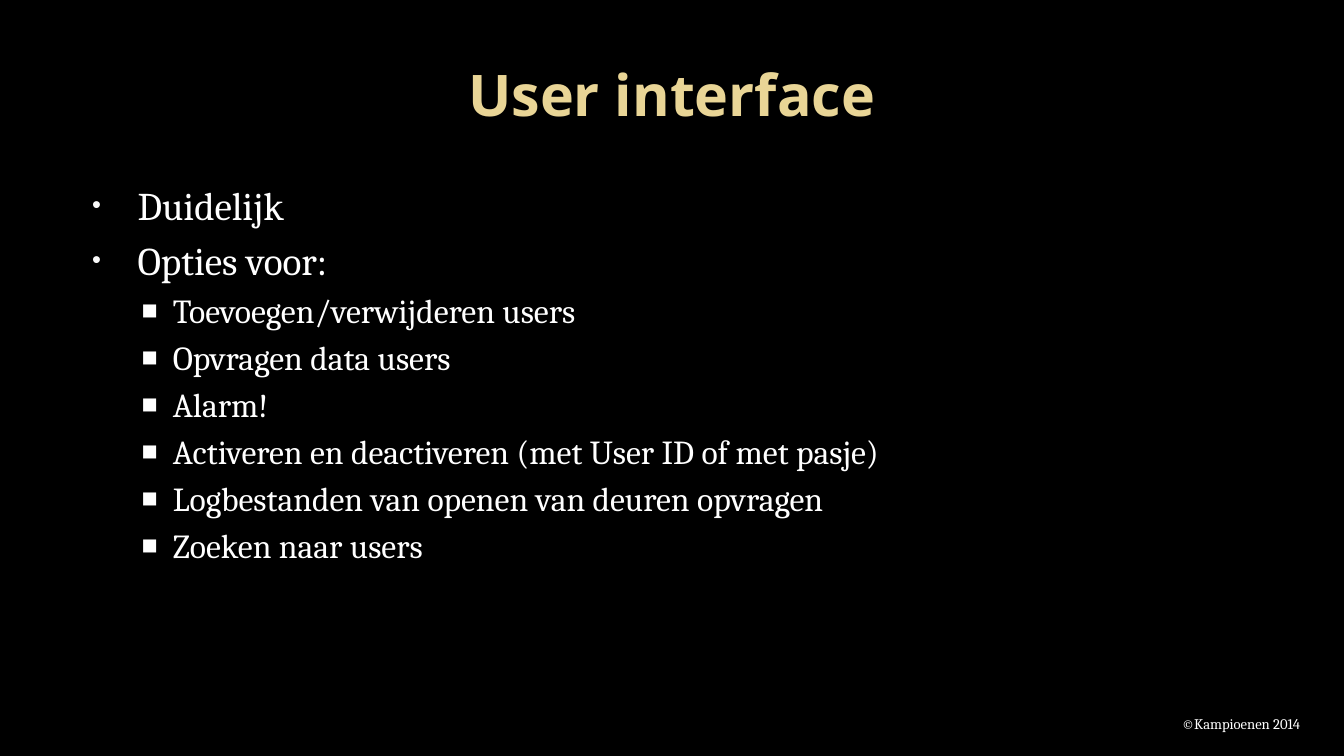
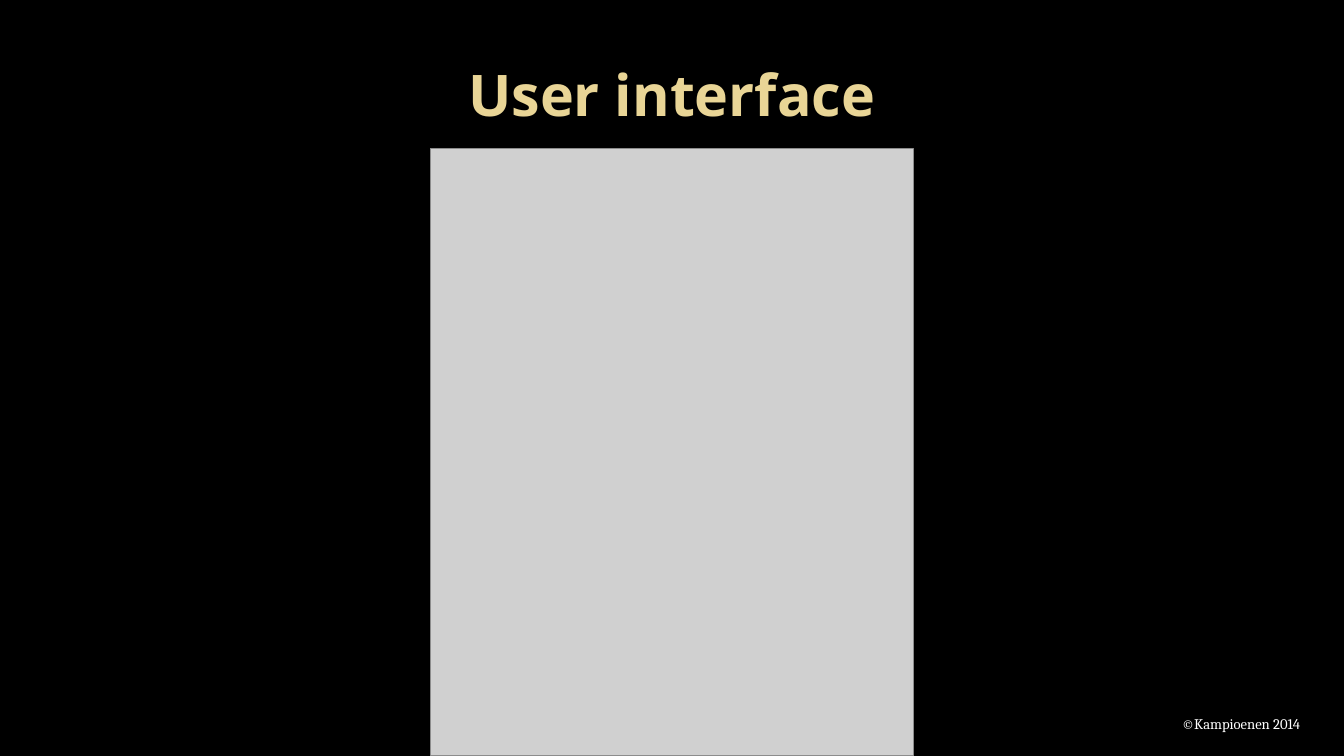
Before and after one commit to Projectgroep-18/Beveiligde-Pasjes, a slide deck: slide 10 of presentatie/Project beveiligde pasjes.pptx (slide 9 before the commit). Drawn at 1344x756 pixels with LibreOffice and Linux fonts; fonts in the diff are those of the drawing; grey boxes stand for pictures; background and template pictures are left out. Boxes give left, top, right and bottom in pixels: in the first picture for what was removed or moved away, otherwise in the second. Text is boxed around its words. In the diff, an @@ line names an element or a change of style, - is before the commit and + after.

```diff
--- a/presentatie/Project beveiligde pasjes.pptx
+++ b/presentatie/Project beveiligde pasjes.pptx
@@ picture added at (x1=431, y1=149, x2=913, y2=756) @@
@@ text removed at (x1=138, y1=192, x2=879, y2=559) @@
-• Duidelijk
-• Opties voor:
-  ■ Toevoegen/verwijderen users
-  ■ Opvragen data users
-  ■ Alarm!
-  ■ Activeren en deactiveren (met User ID of met pasje)
-  ■ Logbestanden van openen van deuren opvragen
-  ■ Zoeken naar users
```
Also in this commit, not shown: 9 other slides changed, 1 slide added, 2 slides removed.
